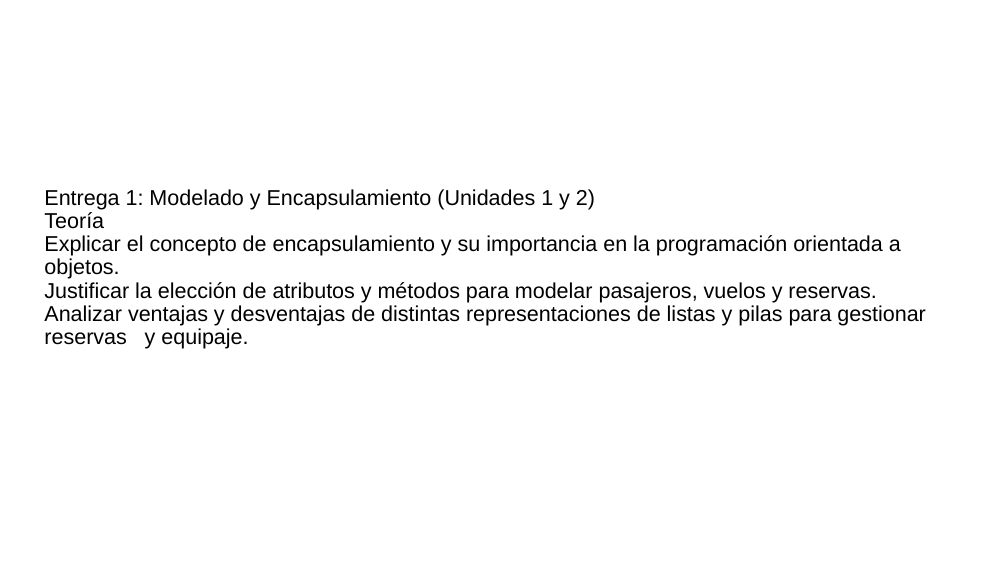
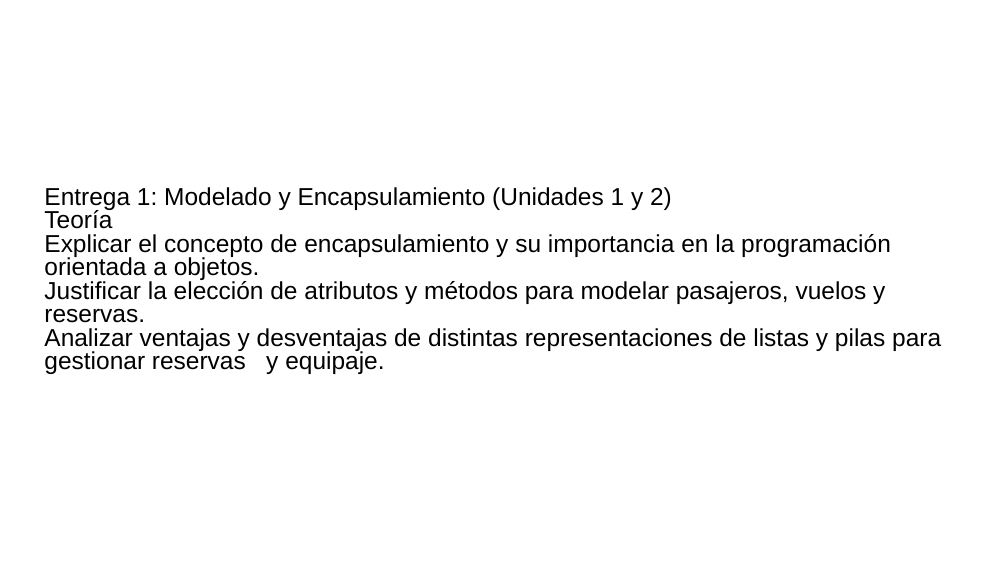
Before and after one commit to MarielaIPS/Final, a slide deck: slide 2 of Sistema de vuelos.pptx. Drawn at 1008x567 pixels with LibreOffice and Linux fonts; fonts in the diff are those of the drawing; background and template pictures are left out. Boxes give left, top, right and bottom in pixels: in the first picture for what was removed or moved away, otherwise in the second. Text is boxed around its words. In the diff, an @@ line names an element or a change of style, - is before the commit and + after.

Commit message:
listas o pilas

```diff
--- a/Sistema de vuelos.pptx
+++ b/Sistema de vuelos.pptx
@@ subtitle "Entrega 1: Modelado y Encapsulamiento ..." at (44,187,941,374): size 15.4 to 17.5 pt; line spacing 0.9 to 0.8 @@
```
Also in this commit, not shown: 1 slide added.
